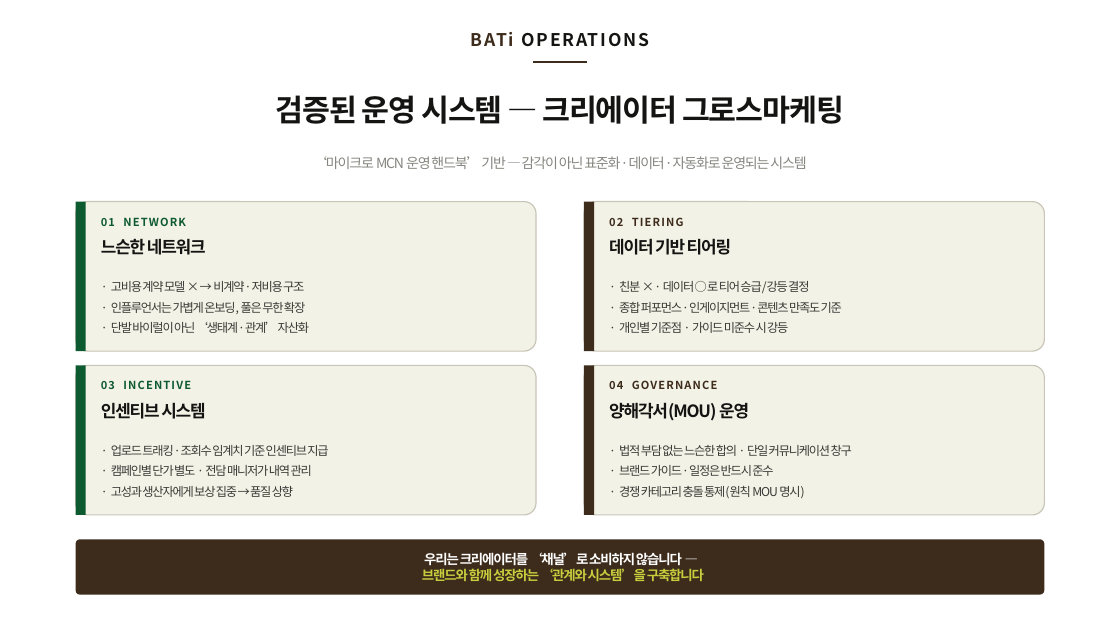
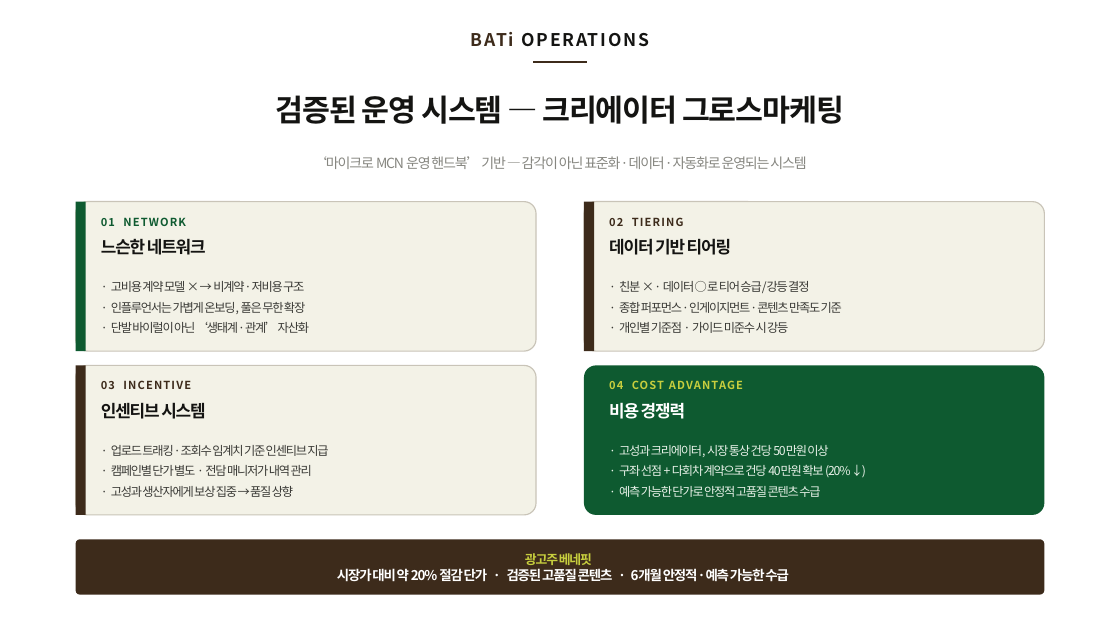
Before and after one commit to bat-han-26/oy_all-the-better_proposal, a slide deck: slide 2 of proposal/올더베러_BATi_2p.pptx. Drawn at 1120x630 pixels with LibreOffice and Linux fonts; fonts in the diff are those of the drawing. Boxes give left, top, right and bottom in pixels: in the first picture for what was removed or moved away, otherwise in the second. Text is boxed around its words. In the diff, an @@ line names an element or a change of style, - is before the commit and + after.

```diff
--- a/proposal/올더베러_BATi_2p.pptx
+++ b/proposal/올더베러_BATi_2p.pptx
@@ rectangle at (76, 365, 86, 515): fill #0E5A30 to #3D2B1B @@
@@ text "03 INCENTIVE" at (101, 380, 191, 389): text colour #0E5A30 to #3D2B1B @@
@@ rounded rectangle at (584, 365, 1044, 515): fill #F3F2E7 to #0E5A30; outline #C9C4B8 1 pt to none @@
@@ rectangle removed at (584, 365, 594, 515) @@
@@ text added at (609, 379, 1028, 401), 9.5 pt, text #C7CE3E, bold @@
+04 COST ADVANTAGE
@@ text at (609, 402, 685, 419): text changed; size 9.5 to 14.5 pt; text colour #3D2B1B to #FFFFFF @@
-04 GOVERNANCE
+비용 경쟁력
@@ text at (619, 445, 850, 497): text changed; size 14.5 to 10.5 pt; text colour #141412 to #E8F1E8; bold off @@
-양해각서(MOU) 운영
+· 고성과 크리에이터, 시장 통상 건당 50만원 이상
+· 구좌 선점 + 다회차 계약으로 건당 40만원 확보 (20% ↓)
+· 예측 가능한 단가로 안정적 고품질 콘텐츠 수급
@@ text removed at (619, 445, 852, 498) @@
-· 법적 부담 없는 느슨한 합의 · 단일 커뮤니케이션 창구
-· 브랜드 가이드·일정은 반드시 준수
-· 경쟁 카테고리 충돌 통제(원칙 MOU 명시)
@@ text at (337, 553, 789, 582): text changed; text colour #C7CE3E to #FFFFFF @@
-우리는 크리에이터를 ‘채널’로 소비하지 않습니다 —
-브랜드와 함께 성장하는 ‘관계와 시스템’을 구축합니다
+광고주 베네핏
+시장가 대비 약 20% 절감 단가 · 검증된 고품질 콘텐츠 · 6개월 안정적·예측 가능한 수급
```
Also in this commit, not shown: 1 other file.
